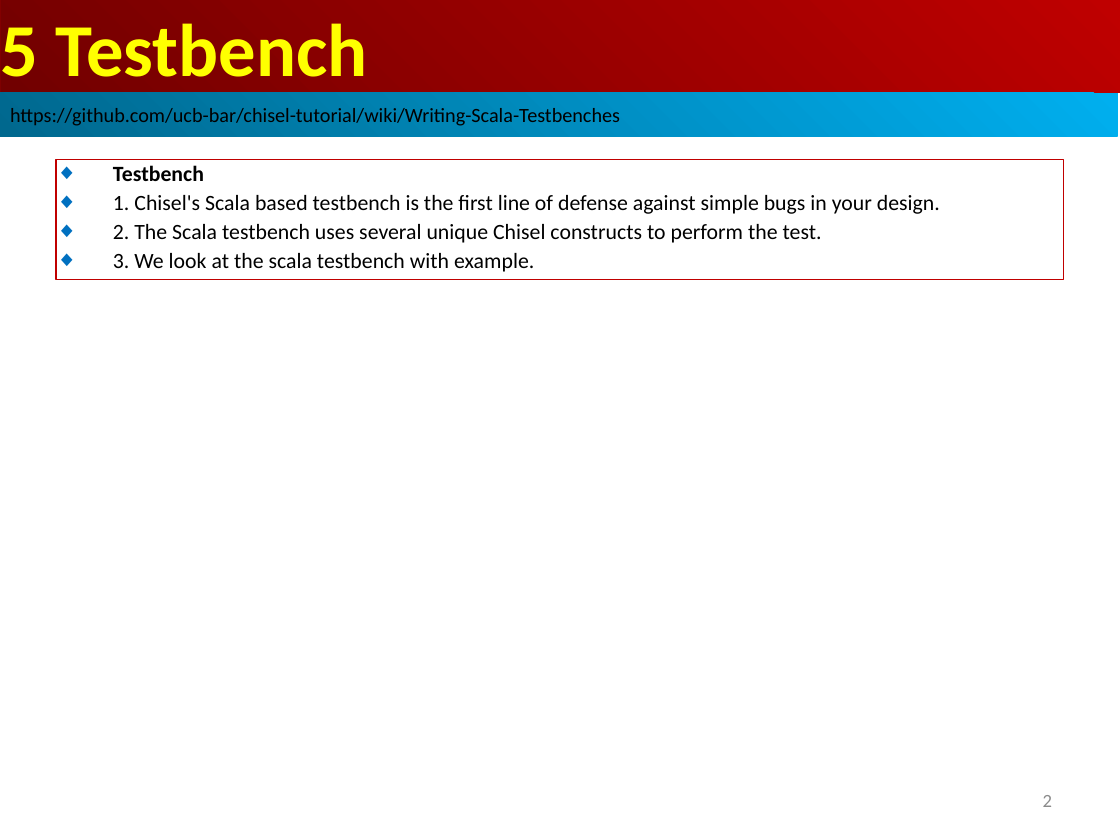
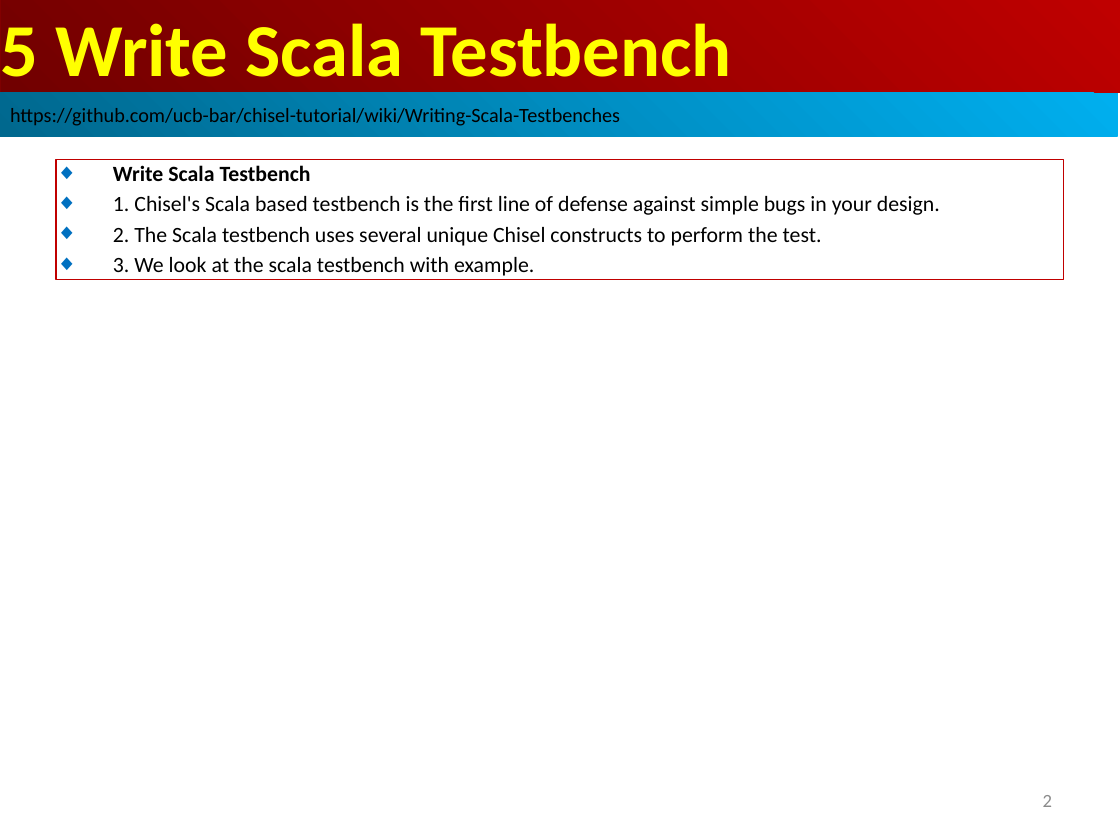
Before and after one commit to peterhchen/AIU_CS800_Chisel, a slide deck: slide 2 of 700_Dev_Guide/005_Testbench/000_Video/005_Testbench.ppt. Drawn at 1120x840 pixels with LibreOffice and Linux fonts; fonts in the diff are those of the drawing. Boxes give left, top, right and bottom in pixels: in the first picture for what was removed or moved away, otherwise in the second. Text is boxed around its words. In the diff, an @@ line names an element or a change of style, - is before the commit and + after.

```diff
--- a/700_Dev_Guide/005_Testbench/000_Video/005_Testbench.ppt
+++ b/700_Dev_Guide/005_Testbench/000_Video/005_Testbench.ppt
@@ text in rectangle at (x1=1, y1=23, x2=732, y2=93): text changed @@
-5 Testbench
+5 Write Scala Testbench
@@ text in rectangle at (x1=113, y1=165, x2=311, y2=181): text changed @@
-◆ Testbench
+◆ Write Scala Testbench
```
Also in this commit, not shown: 1 other slide changed, 21 slides added.
